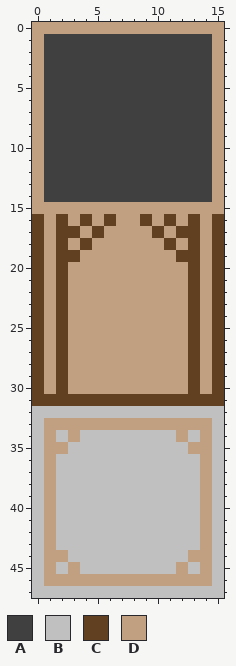
Two states of a pixel-art sprite, assets/avo-sprites-2024-09-simple-map-tiles.png. Above is the file before it was changed.
The file is 16x48 pixels.
Palette (. is transparent): A #404040  B #c0c0c0  C #604020  D #c0a080
Once edited:
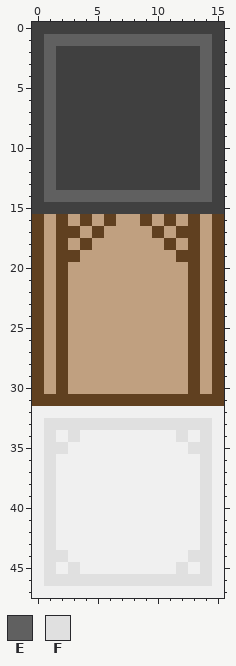
Colours new in this view: E #606060  F #e0e0e0
Edits made:
@@ palette @@
-B #c0c0c0
+B #f0f0f0
@@ x 0..15 @@
- 0 DDDDDDDDDDDDDDDD
- 1 DAAAAAAAAAAAAAAD
- 2 DAAAAAAAAAAAAAAD
- 3 DAAAAAAAAAAAAAAD
- 4 DAAAAAAAAAAAAAAD
- 5 DAAAAAAAAAAAAAAD
- 6 DAAAAAAAAAAAAAAD
- 7 DAAAAAAAAAAAAAAD
- 8 DAAAAAAAAAAAAAAD
- 9 DAAAAAAAAAAAAAAD
-10 DAAAAAAAAAAAAAAD
-11 DAAAAAAAAAAAAAAD
-12 DAAAAAAAAAAAAAAD
-13 DAAAAAAAAAAAAAAD
-14 DAAAAAAAAAAAAAAD
-15 DDDDDDDDDDDDDDDD
+ 0 AAAAAAAAAAAAAAAA
+ 1 AEEEEEEEEEEEEEEA
+ 2 AEAAAAAAAAAAAAEA
+ 3 AEAAAAAAAAAAAAEA
+ 4 AEAAAAAAAAAAAAEA
+ 5 AEAAAAAAAAAAAAEA
+ 6 AEAAAAAAAAAAAAEA
+ 7 AEAAAAAAAAAAAAEA
+ 8 AEAAAAAAAAAAAAEA
+ 9 AEAAAAAAAAAAAAEA
+10 AEAAAAAAAAAAAAEA
+11 AEAAAAAAAAAAAAEA
+12 AEAAAAAAAAAAAAEA
+13 AEAAAAAAAAAAAAEA
+14 AEEEEEEEEEEEEEEA
+15 AAAAAAAAAAAAAAAA
 16 CDCDCDCDDCDCDCDC
@@ x 0..15 @@
 32 BBBBBBBBBBBBBBBB
-33 BDDDDDDDDDDDDDDB
-34 BDBDBBBBBBBBDBDB
-35 BDDBBBBBBBBBBDDB
-36 BDBBBBBBBBBBBBDB
-37 BDBBBBBBBBBBBBDB
-38 BDBBBBBBBBBBBBDB
-39 BDBBBBBBBBBBBBDB
-40 BDBBBBBBBBBBBBDB
-41 BDBBBBBBBBBBBBDB
-42 BDBBBBBBBBBBBBDB
-43 BDBBBBBBBBBBBBDB
-44 BDDBBBBBBBBBBDDB
-45 BDBDBBBBBBBBDBDB
-46 BDDDDDDDDDDDDDDB
+33 BFFFFFFFFFFFFFFB
+34 BFBFBBBBBBBBFBFB
+35 BFFBBBBBBBBBBFFB
+36 BFBBBBBBBBBBBBFB
+37 BFBBBBBBBBBBBBFB
+38 BFBBBBBBBBBBBBFB
+39 BFBBBBBBBBBBBBFB
+40 BFBBBBBBBBBBBBFB
+41 BFBBBBBBBBBBBBFB
+42 BFBBBBBBBBBBBBFB
+43 BFBBBBBBBBBBBBFB
+44 BFFBBBBBBBBBBFFB
+45 BFBFBBBBBBBBFBFB
+46 BFFFFFFFFFFFFFFB
 47 BBBBBBBBBBBBBBBB
Where, in picture pixels (left, top, right, bottom), the same in both pictures:
changed: (32, 22, 224, 214)
changed: (32, 406, 224, 598)
